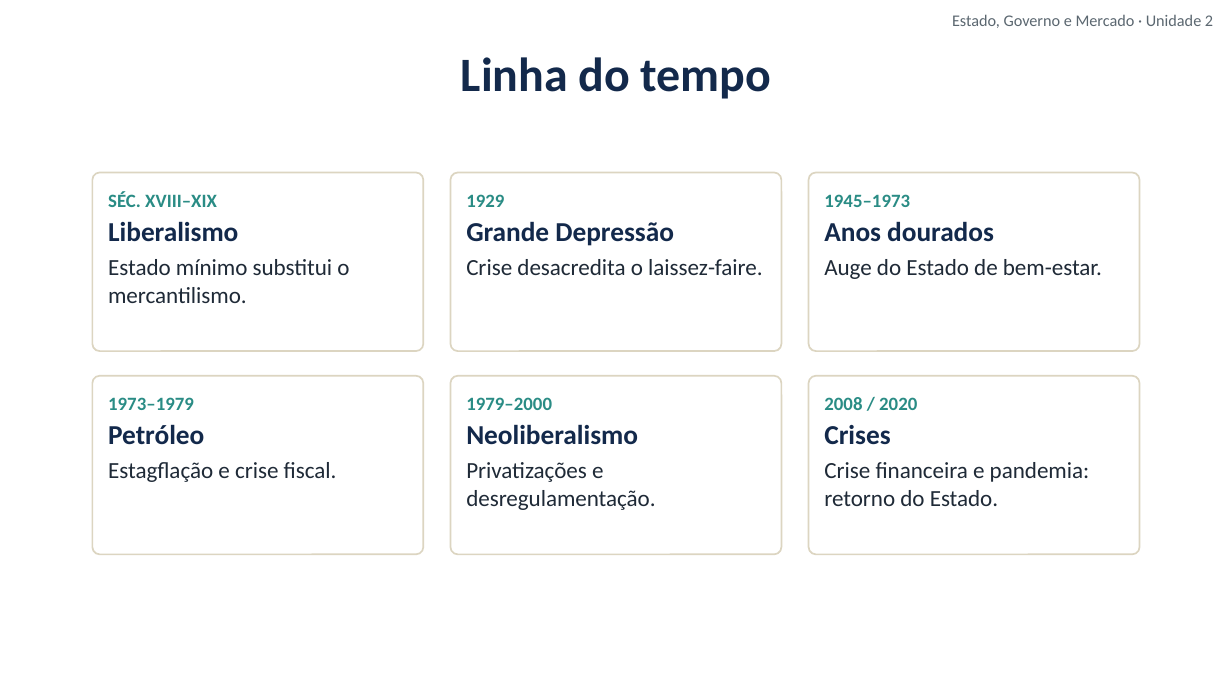
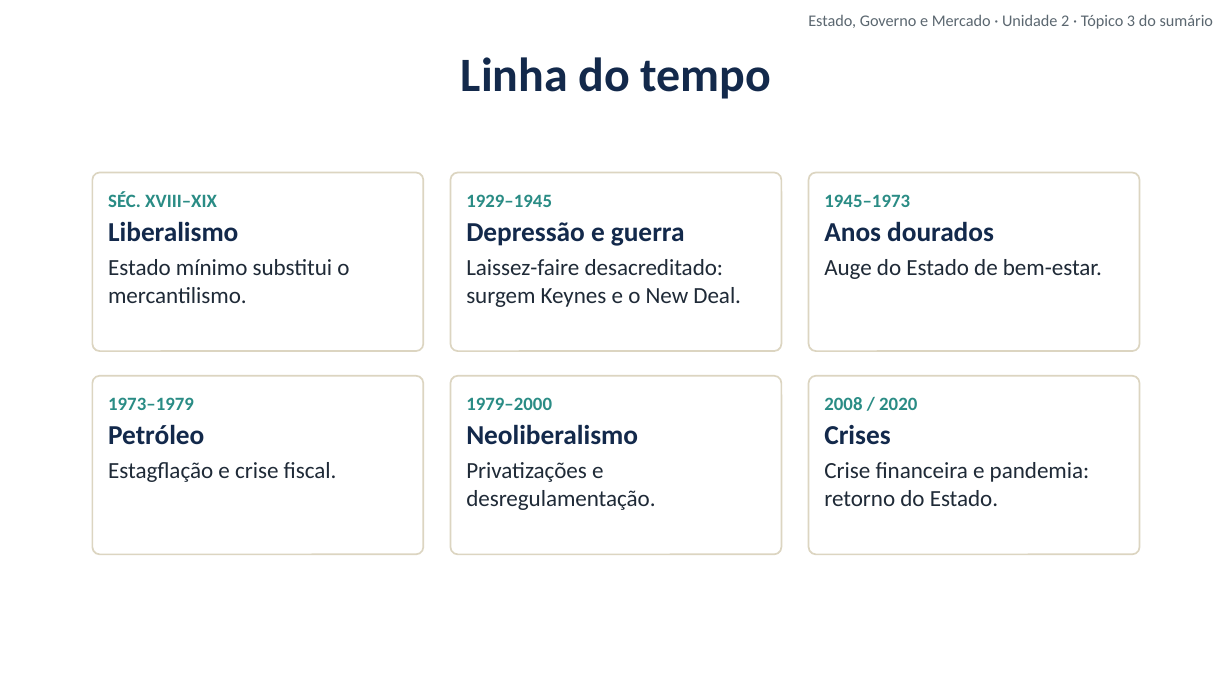
Before and after one commit to cleitonfranco74/gestao_publica, a slide deck: slide 6 of disciplina-01-estado-governo-mercado/materiais/02_Unidade_2_Pendulo_e_Matriz_Liberal.pptx. Drawn at 1232x693 pixels with LibreOffice and Linux fonts; fonts in the diff are those of the drawing; background and template pictures are left out. Boxes give left, top, right and bottom in pixels: in the first picture for what was removed or moved away, otherwise in the second. Text is boxed around its words. In the diff, an @@ line names an element or a change of style, - is before the commit and + after.

```diff
--- a/disciplina-01-estado-governo-mercado/materiais/02_Unidade_2_Pendulo_e_Matriz_Liberal.pptx
+++ b/disciplina-01-estado-governo-mercado/materiais/02_Unidade_2_Pendulo_e_Matriz_Liberal.pptx
@@ text at (808,14,1213,29): text changed @@
-Estado, Governo e Mercado · Unidade 2
+Estado, Governo e Mercado · Unidade 2 · Tópico 3 do sumário
@@ text in rounded rectangle at (466,194,741,307): text changed @@
-1929
-Grande Depressão
-Crise desacredita o laissez-faire.
+1929–1945
+Depressão e guerra
+Laissez-faire desacreditado: surgem Keynes e o New Deal.
```
Also in this commit, not shown: 15 other slides changed, 1 slide added, 8 other files.
